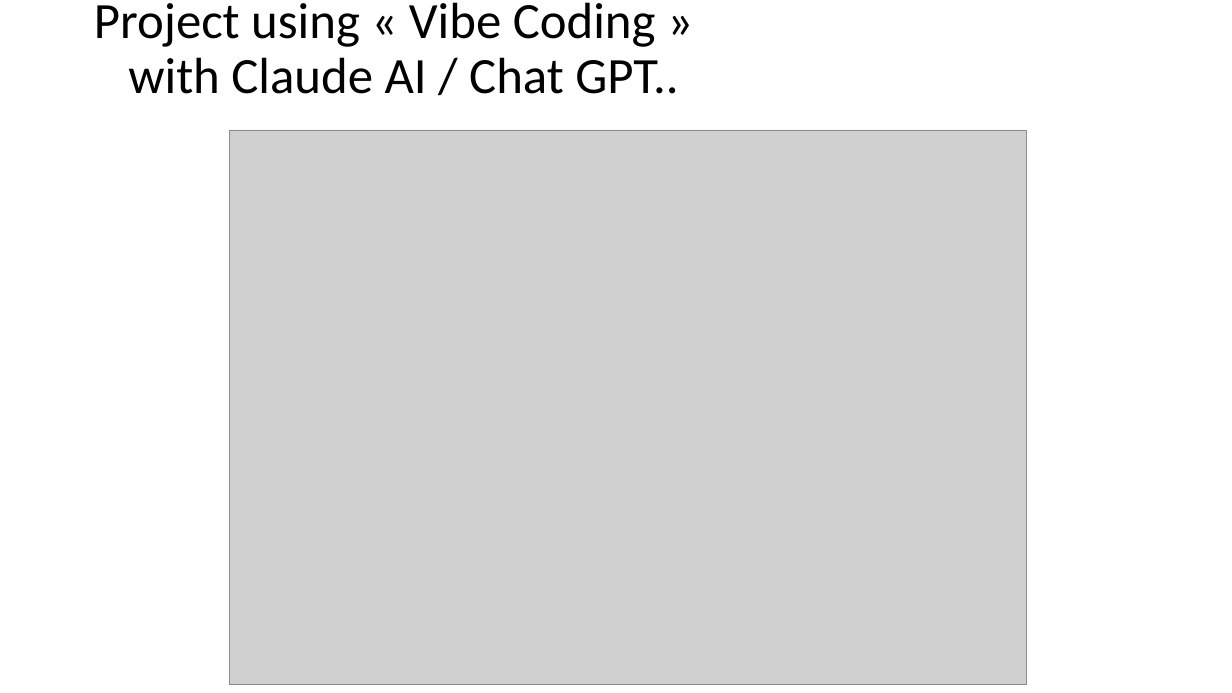
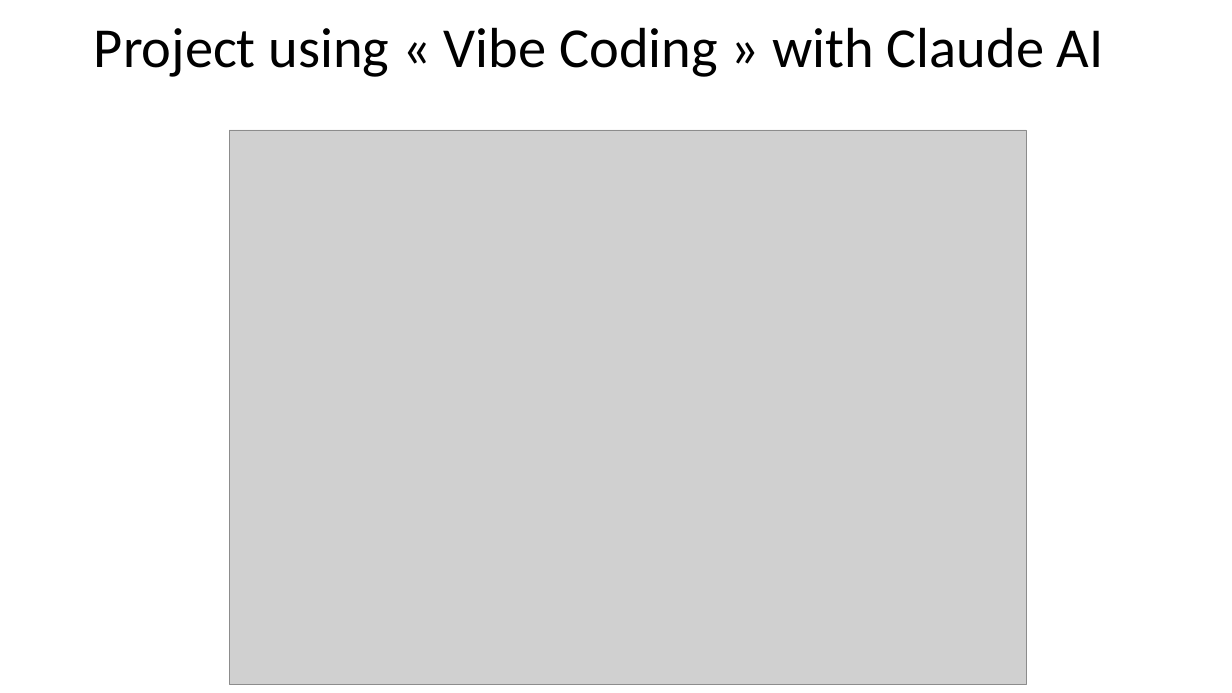
Before and after one commit to Arnaud-Nauwynck/presentations, a slide deck: slide 92 of pres-bigdata/8-Datalake-File-Format-Parquet.pptx (slide 84 before the commit). Drawn at 1232x693 pixels with LibreOffice and Linux fonts; fonts in the diff are those of the drawing; grey boxes stand for pictures. Boxes give left, top, right and bottom in pixels: in the first picture for what was removed or moved away, otherwise in the second. Text is boxed around its words. In the diff, an @@ line names an element or a change of style, - is before the commit and + after.

```diff
--- a/pres-bigdata/8-Datalake-File-Format-Parquet.pptx
+++ b/pres-bigdata/8-Datalake-File-Format-Parquet.pptx
@@ title at [94,27,1104,77]: text changed; size 39.6 to 44 pt @@
-Project using « Vibe Coding »
-with Claude AI / Chat GPT..
+Project using « Vibe Coding » with Claude AI
```
Also in this commit, not shown: 46 other slides changed, 8 slides added, 22 other files.
